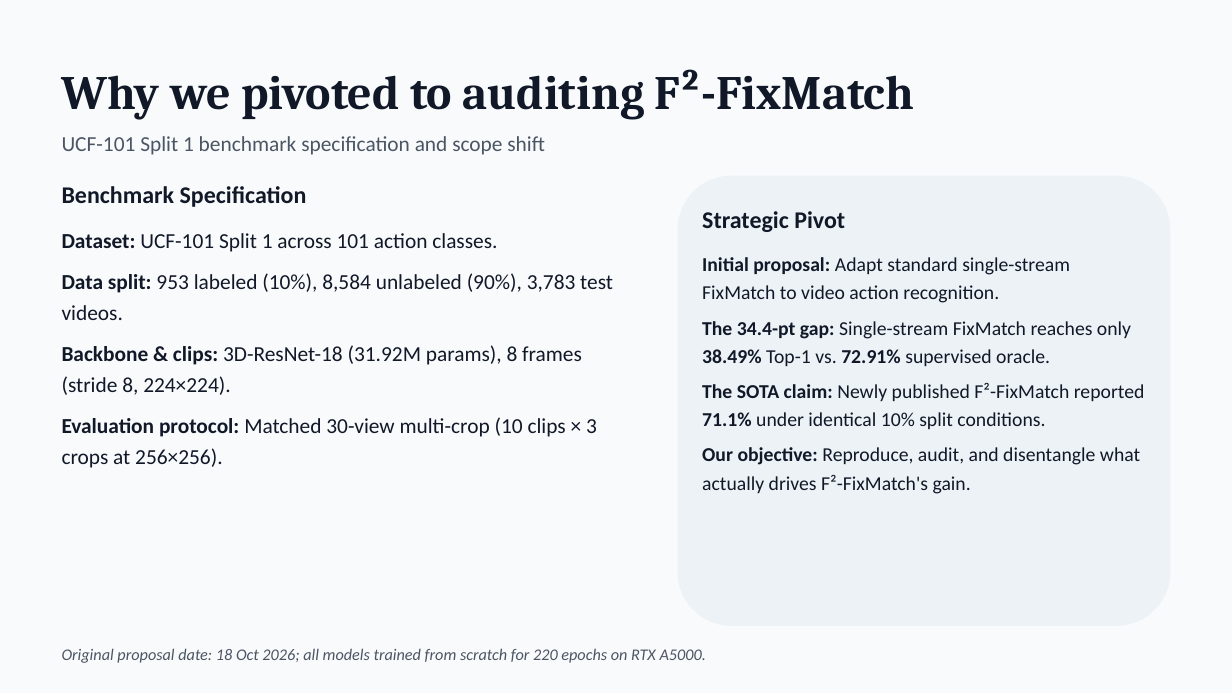
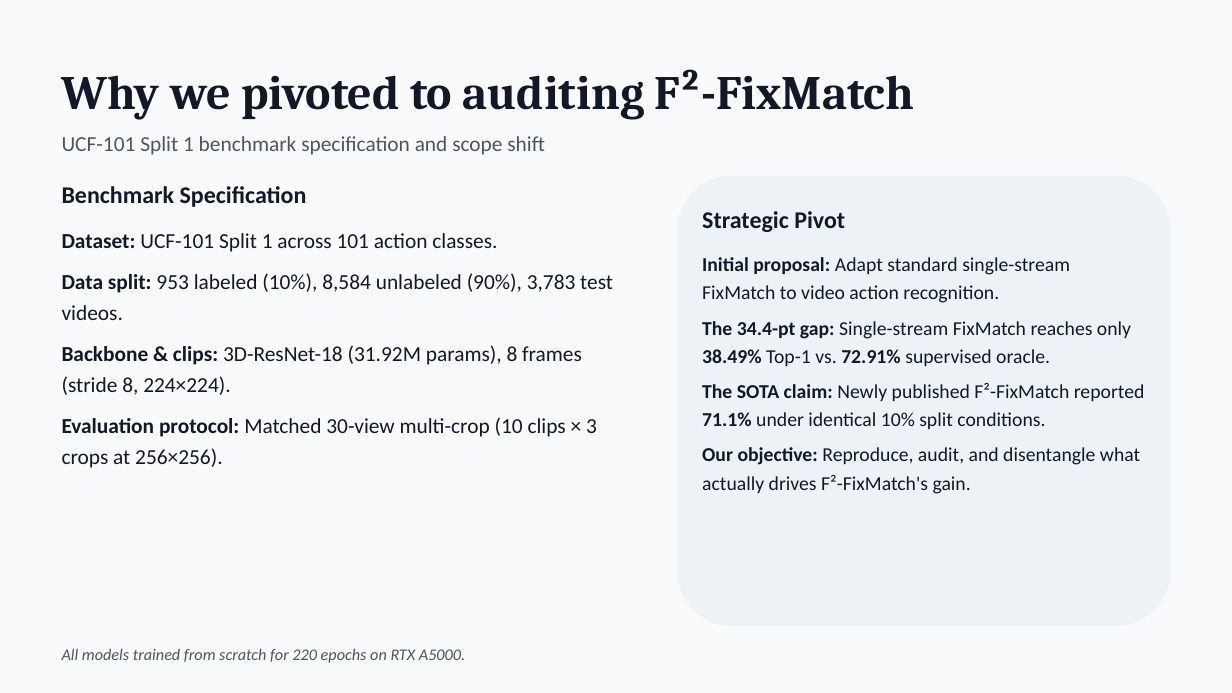
Before and after one commit to MankiratSingh-git/P24-CV, a slide deck: slide 2 of docs/ppt.pptx. Drawn at 1232x693 pixels with LibreOffice and Linux fonts; fonts in the diff are those of the drawing. Boxes give left, top, right and bottom in pixels: in the first picture for what was removed or moved away, otherwise in the second. Text is boxed around its words. In the diff, an @@ line names an element or a change of style, - is before the commit and + after.

```diff
--- a/docs/ppt.pptx
+++ b/docs/ppt.pptx
@@ text at bbox=[62, 648, 465, 663]: text changed @@
-Original proposal date: 18 Oct 2026; all models trained from scratch for 220 epochs on RTX A5000.
+All models trained from scratch for 220 epochs on RTX A5000.
```
Also in this commit, not shown: 5 other slides changed, 2 other files.
